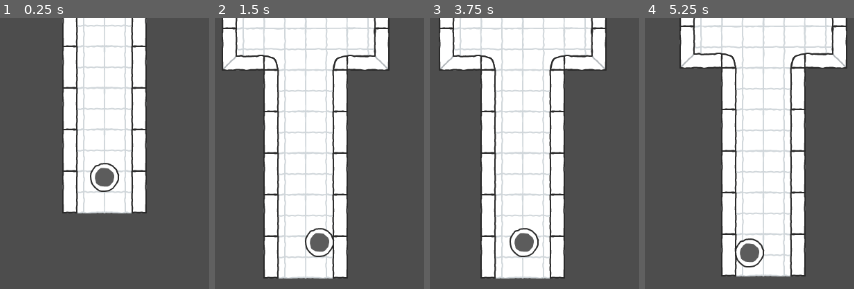
Above: before the commit, frames 1-4 (left to right).
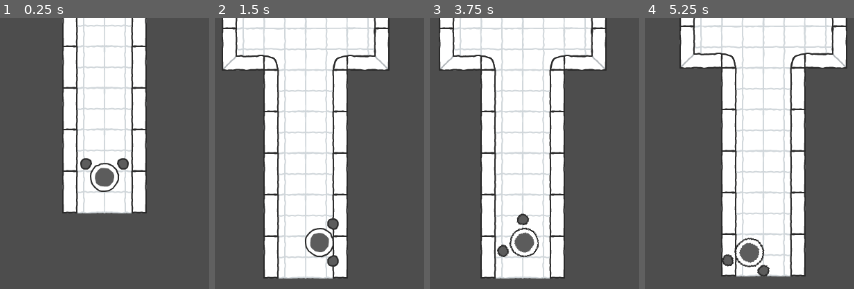
Above: after the commit, the same moments.

Repository: HarshNarayanJha/arcane-quest
Game: Godot game, scene res://Scenes/Levels/playtest.tscn
Same seed, same stepped clock (60 frames per second), same inputs: the game is played once before the commit and once after it.
Inputs (mouse positions are in pixels of both pictures, inside the frame that each line leads up to):
- Up to frame 1 (0.25 s): no input
- Up to frame 2 (1.5 s): move the mouse to (outside the picture) at 0.52 s; hold Right (move_right) 0.53-1.25 s; click (outside the picture) at 0.67 s; drag from (outside the picture) to (outside the picture) at 1.27 s
- Up to frame 3 (3.75 s): tap Enter at 2, 3.5 s; move the mouse to (613, 142) at 2.02 s; hold Right (move_right) 2.03-2.75 s; tap Space at 2.75 s; drag from (outside the picture) to (outside the picture) at 2.77 s; move the mouse to (outside the picture) at 3.52 s; hold Left (move_left) from 3.53 s (still down)
- Up to frame 4 (5.25 s): release Left (move_left) at 4.25 s; drag from (outside the picture) to (outside the picture) at 4.27 s; tap Space at 5 s; move the mouse to (789, 242) at 5.02 s; hold Down (move_down) from 5.03 s (still down); click (789, 242) at 5.17 s

The runs differ from the first frame. In frame 1, 0.4% of the frame differs, in the area x 38-62%, y 51-57%; in frame 2, 0.6%; in frame 3, 0.8%, in the area x 32-53%, y 71-89%; in frame 4, 0.8%.

Commit message:
player smooth rotation

Diff:
--- a/Resources/Entities/Characters/player_data_default.tres
+++ b/Resources/Entities/Characters/player_data_default.tres
@@ -8,4 +8,5 @@
 speed = 150.0
 acceleration = 800.0
 deceleration = 1000.0
+turn_speed = 8.0
 player_sprite = ExtResource("1_8715n")
--- a/Scenes/Entities/Characters/player.tscn
+++ b/Scenes/Entities/Characters/player.tscn
@@ -1,9 +1,10 @@
-[gd_scene load_steps=6 format=3 uid="uid://cnkck3vdeodaa"]
+[gd_scene load_steps=7 format=3 uid="uid://cnkck3vdeodaa"]
 
 [ext_resource type="Texture2D" uid="uid://dr6fw0j02oxes" path="res://Art/Entities/Characters/Player/player.png" id="1_ip6be"]
 [ext_resource type="Script" path="res://Scripts/Entities/Characters/player.gd" id="1_xroi2"]
 [ext_resource type="Resource" uid="uid://cudo5oph02fov" path="res://Resources/Entities/Characters/player_data_default.tres" id="2_0a44g"]
 [ext_resource type="Script" path="res://addons/ProCam2D/scripts/pcam_target.gd" id="2_lsvk7"]
+[ext_resource type="Texture2D" uid="uid://dtytnrv73bxvf" path="res://Art/Entities/Characters/Player/player_hand.png" id="5_yfgbr"]
 
 [sub_resource type="CircleShape2D" id="CircleShape2D_duk6b"]
 radius = 20.0
@@ -25,3 +26,14 @@
 [node name="PCamTarget" type="Node2D" parent="."]
 script = ExtResource("2_lsvk7")
 radius = 20.0
+
+[node name="Hands" type="Node2D" parent="."]
+
+[node name="Left" type="Sprite2D" parent="Hands"]
+position = Vector2(-27, -20)
+texture = ExtResource("5_yfgbr")
+
+[node name="Right" type="Sprite2D" parent="Hands"]
+position = Vector2(27, -20)
+scale = Vector2(-1, 1)
+texture = ExtResource("5_yfgbr")
--- a/Scenes/Levels/playtest.tscn
+++ b/Scenes/Levels/playtest.tscn
@@ -32,9 +32,7 @@
 offset = Vector2(0, 0)
 smooth_offset = true
 smooth_offset_speed = 2.0
-allow_rotation = true
-smooth_rotation = true
-smooth_rotation_speed = 5.0
+allow_rotation = false
 zoom = 1.0
 smooth_zoom = true
 smooth_zoom_speed = 5.0
--- a/Scripts/Entities/Characters/Resources/player_data.gd
+++ b/Scripts/Entities/Characters/Resources/player_data.gd
@@ -3,4 +3,5 @@
 @export var speed: float
 @export var acceleration: float
 @export var deceleration: float
+@export var turn_speed: float
 @export var player_sprite: Texture2D
--- a/Scripts/Entities/Characters/player.gd
+++ b/Scripts/Entities/Characters/player.gd
@@ -6,6 +6,7 @@
 var speed: float
 var acceleration: float
 var deceleration: float
+var turn_speed: float
 
 var direction := Vector2.ZERO
 
@@ -17,6 +18,7 @@
 	speed = player_data.speed
 	acceleration = player_data.acceleration
 	deceleration = player_data.deceleration
+	turn_speed = player_data.turn_speed
 	sprite.texture = player_data.player_sprite
 
 func read_input() -> void:
@@ -27,6 +29,8 @@
 
 	if direction:
 		velocity = velocity.move_toward(direction * speed, acceleration * delta)
+		var target_rotation := direction.rotated(PI / 2).angle()
+		rotation = lerp_angle(rotation, target_rotation, turn_speed * delta)
 	else:
 		velocity = velocity.move_toward(Vector2.ZERO, deceleration * delta)
 
